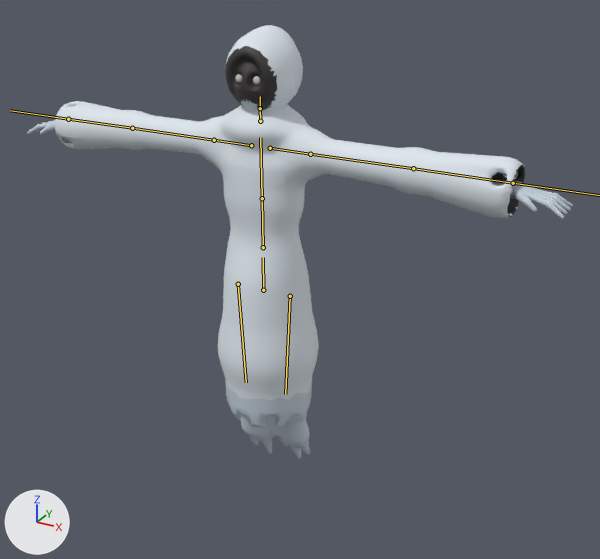
What one commit did to the FBX model Assets/Resources/Bodies/Ghost.fbx.
Rendered twice from a camera (50 mm lens) standing at (0.788, -1.284, 1.193) and looking at (0.062, 0.037, 0.532). The axes (+X, +Y, +Z) are drawn at lower left. The lights are the same throughout. The picture after the commit comes second. The bones that change, and the others that lie on the model, are drawn over the model as lines.

In view in the first picture: 'GhostMesh'.
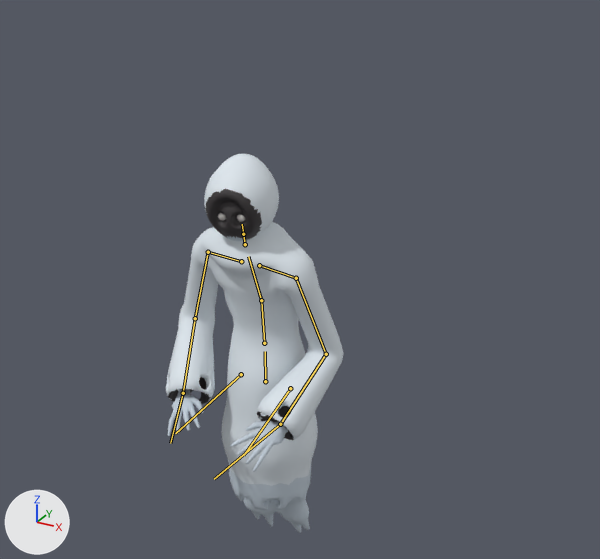
The newer file adds an action. The first version stands in its rest pose; the second is drawn at frame 1 of the action 'Ghost|Sit'.

The edits, one by one:
Bone 'Hips' (bone_hips) moves from (0.0, 0.0, 0.0) to (0.0, -0.209, 0.0).
Bone 'Spine' (bone_spine) turns from (0, 0, 0) to (5, 0, 0) degrees about its own x, y and z.
Bone 'Chest' (bone_chest) turns from (0, 0, 0) to (16, 0, 0) degrees about its own x, y and z.
Bone 'Neck' (bone_neck) turns from (0, 0, 0) to (-11, 0, 0) degrees about its own x, y and z.
Bone 'Head' (bone_head) turns from (0, 0, 0) to (1, 11, 0) degrees about its own x, y and z.
Bone 'LeftShoulder' (bone_leftshoulder) turns from (0, 0, 0) to (-2, -2, -6) degrees about its own x, y and z.
Bone 'LeftUpperArm' (bone_leftupperarm) turns from (0, 0, 0) to (-79, 1, 3) degrees about its own x, y and z.
Bone 'LeftLowerArm' (bone_leftlowerarm) turns from (0, 0, 0) to (-5, 1, -80) degrees about its own x, y and z.
Bone 'LeftHand' (bone_lefthand) turns from (0, 0, 0) to (-7, 50, -25) degrees about its own x, y and z.
Bone 'RightShoulder' (bone_rightshoulder) turns from (0, 0, 0) to (-2, 2, -6) degrees about its own x, y and z.
Bone 'RightUpperArm' (bone_rightupperarm) turns from (0, 0, 0) to (-67, 7, 8) degrees about its own x, y and z.
Bone 'RightLowerArm' (bone_rightlowerarm) turns from (0, 0, 0) to (-25, -7, 75) degrees about its own x, y and z.
Bone 'RightHand' (bone_righthand) turns from (0, 0, 0) to (6, -60, 30) degrees about its own x, y and z.

Changed parts and their boxes [x1, y1, x2, y2] in the pictures (600 x 559 px):
'GhostMesh', posed (67% narrower, 13% shorter)
    before: [27, 25, 573, 459]
    after: [166, 154, 344, 533]
bone 'Hips', root to tip
    before: (263, 290) to (263, 257)
    after: (265, 381) to (265, 351)
bone 'Spine', root to tip
    before: (263, 247) to (262, 198)
    after: (264, 343) to (261, 300)
bone 'Chest', root to tip
    before: (262, 198) to (260, 137)
    after: (261, 300) to (248, 256)
bone 'Neck', root to tip
    before: (260, 121) to (260, 108)
    after: (245, 244) to (243, 234)
bone 'Head', root to tip
    before: (260, 108) to (260, 96)
    after: (243, 234) to (242, 224)
bone 'LeftShoulder', root to tip
    before: (270, 148) to (310, 154)
    after: (259, 265) to (296, 278)
bone 'LeftUpperArm', root to tip
    before: (310, 154) to (413, 168)
    after: (296, 278) to (326, 354)
bone 'LeftLowerArm', root to tip
    before: (413, 168) to (513, 183)
    after: (326, 354) to (280, 424)
bone 'RightShoulder', root to tip
    before: (251, 145) to (214, 140)
    after: (241, 261) to (208, 252)
bone 'RightUpperArm', root to tip
    before: (214, 140) to (132, 128)
    after: (208, 252) to (195, 318)
bone 'RightLowerArm', root to tip
    before: (132, 128) to (68, 119)
    after: (195, 318) to (183, 393)
bone 'RightHand', root to tip
    before: (68, 119) to (10, 110)
    after: (183, 393) to (170, 443)
